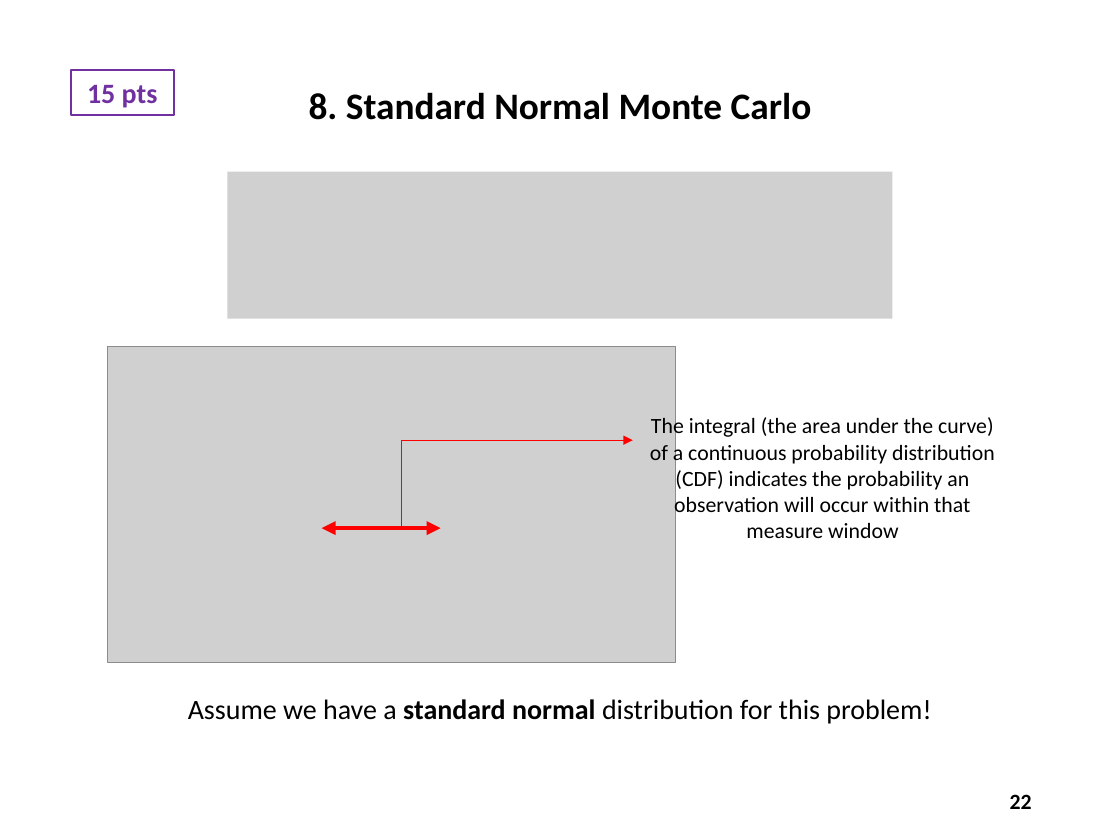
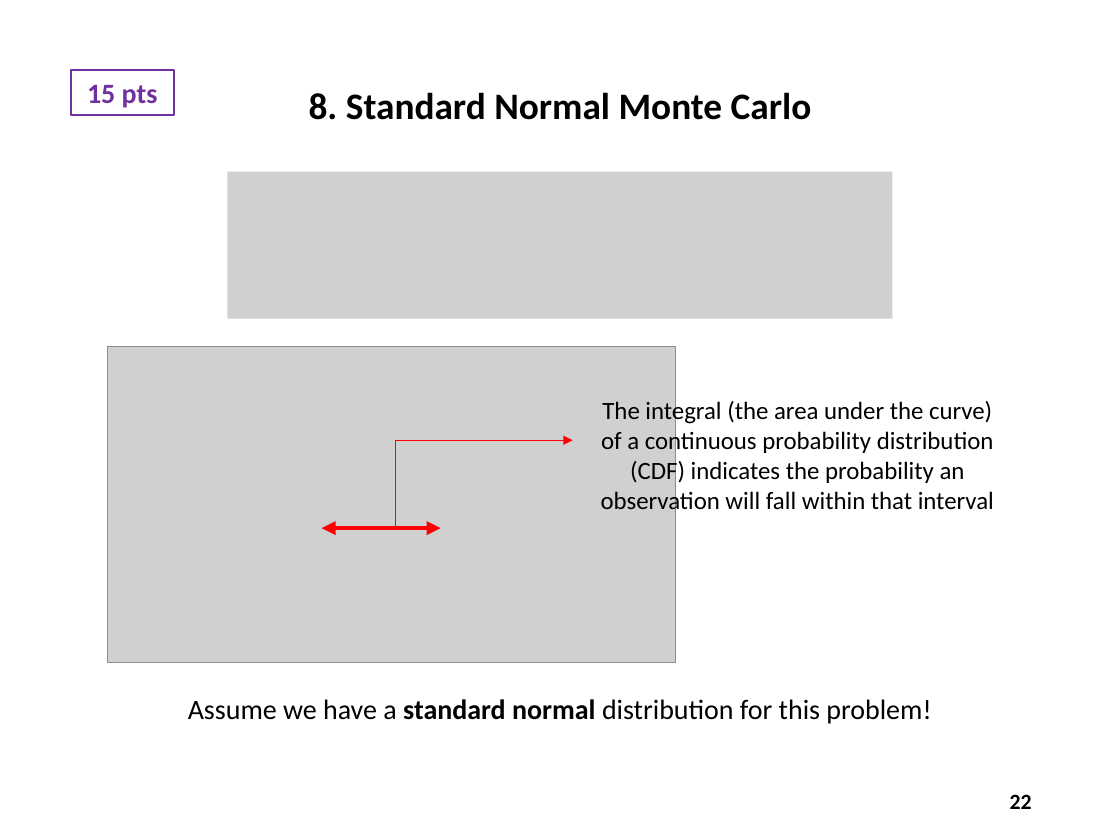
Before and after one commit to dbiersach/scicomp301-cpp-linux, a slide deck: slide 22 of exam3/Exam 3 Questions.pptx. Drawn at 1120x840 pixels with LibreOffice and Linux fonts; fonts in the diff are those of the drawing; grey boxes stand for pictures. Boxes give left, top, right and bottom in pixels: in the first picture for what was removed or moved away, otherwise in the second. Text is boxed around its words. In the diff, an @@ line names an element or a change of style, - is before the commit and + after.

```diff
--- a/exam3/Exam 3 Questions.pptx
+++ b/exam3/Exam 3 Questions.pptx
@@ text at [601, 399, 994, 515]: text changed; size 14 to 16 pt @@
-The integral (the area under the curve) of a continuous probability distribution (CDF) indicates the probability an observation will occur within that measure window
+The integral (the area under the curve) of a continuous probability distribution (CDF) indicates the probability an observation will fall within that interval
@@ elbow arrow moved from (381, 529) - (633, 440) to (381, 529) - (572, 440) @@
```
Also in this commit, not shown: 17 other slides changed, 1 slide added, 3 slides removed, 3 other files.
